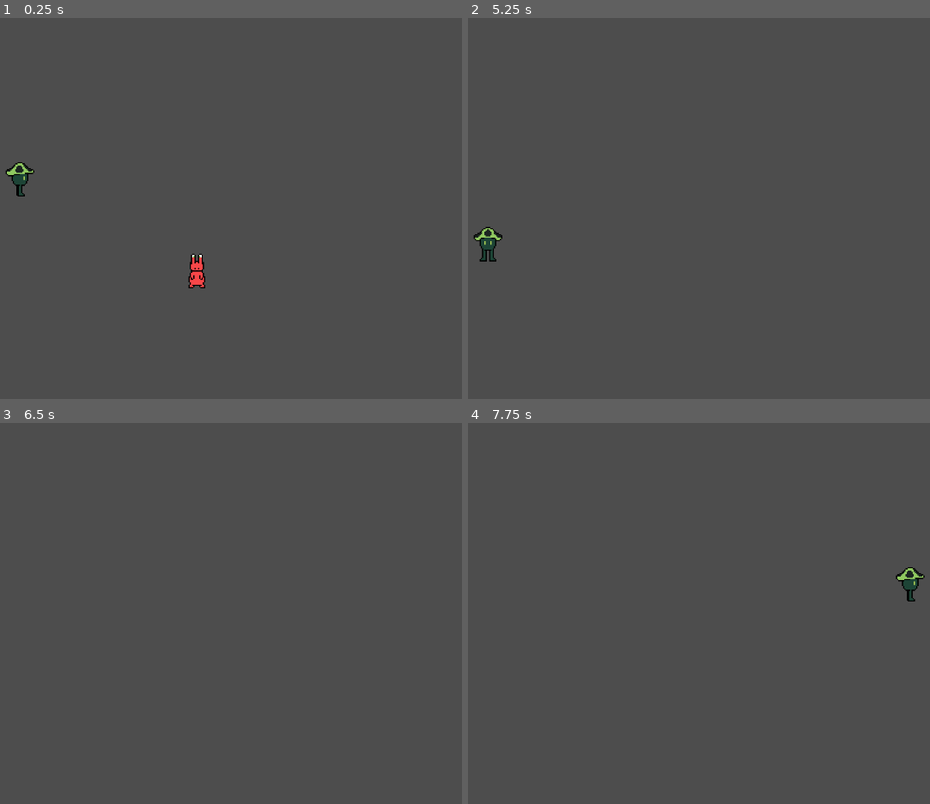
Above: before the commit, frames 1-4 (two rows, left to right).
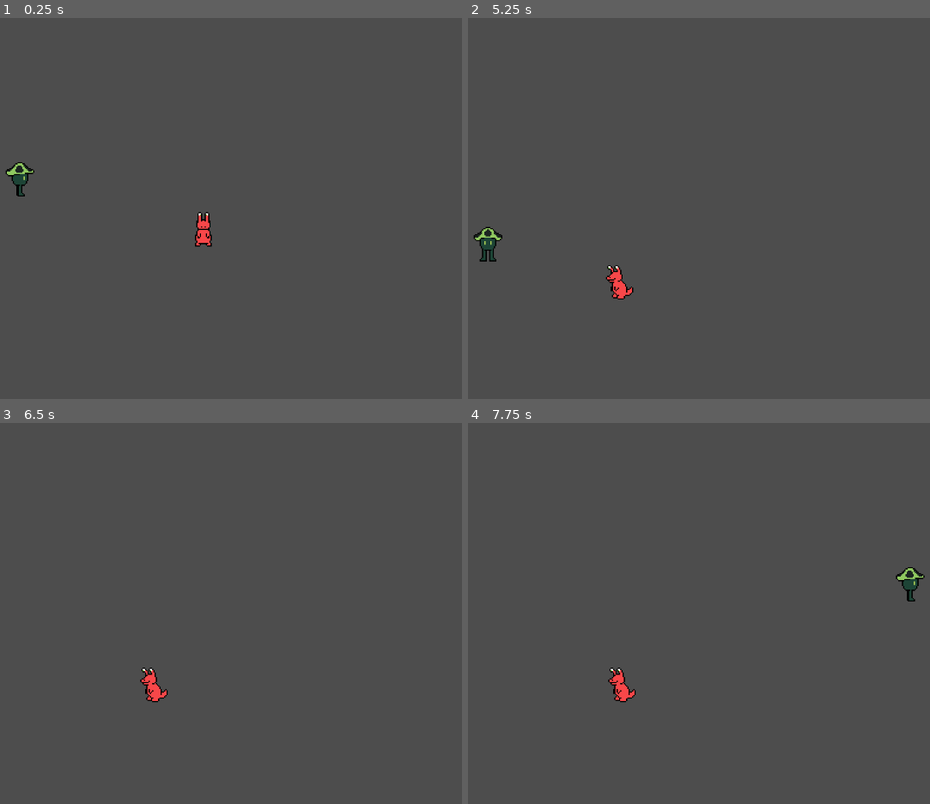
Above: after the commit, the same moments.

Repository: goldquiver/ShroomJam2024
Game: Godot game, scene res://global/root.tscn
The game is run twice, just before and just after one commit, with the same random seed, the same clock (stepped at 60 frames per second) and the same inputs.
Inputs:
- Up to frame 1 (0.25 s): no input
- Up to frame 2 (5.25 s): tap Enter (ui_accept) at 0.5, 0.6, 0.77, 1.07, 1.35, 1.52, 1.82, 2.1, 2.75, 2.85, 3.02, 3.32, 3.5, 3.6, 3.77, 4.07, 4.35, 4.52, 4.82, 5.1 s; hold Right (ui_right) 0.53-1.28 s; hold Down (ui_down) 1.28-2.03 s; hold Right (ui_right) 2.03-2.78 s; hold Up (ui_up) 2.78-3.53 s; hold Left (ui_left) 3.53-5.03 s; hold Down (ui_down) from 5.03 s (still down)
- Up to frame 3 (6.5 s): release Down (ui_down) at 5.78 s; hold Right (ui_right) from 5.78 s (still down); tap Enter (ui_accept) at 5.85, 6.02, 6.32 s
- Up to frame 4 (7.75 s): tap Enter (ui_accept) at 6.5, 6.6, 6.77, 7.07, 7.35, 7.52 s; release Right (ui_right) at 6.53 s; hold Up (ui_up) 6.53-7.28 s; hold Right (ui_right) from 7.28 s (still down)

The runs differ from the first frame. In frame 1, 0.5% of the frame differs, in the area x 40-46%, y 50-71%; in frame 2, 0.3%; in frame 3, 0.3%; in frame 4, 0.3%.

Commit message:
Add a Wander component and make Glorbo Wander

Diff:
--- a/character/glorbo.gd
+++ b/character/glorbo.gd
@@ -1,42 +1,15 @@
 extends CharacterBody2D
 
-@onready var velocity_component = $VelocityComponent
+@onready var wander_component = $WanderComponent
 @onready var anim_sprite = $Visuals/AnimatedSprite2D
-
-var target_position
-
-
-func _ready():
-	target_position = global_position
 
 
 func _process(_delta):
-	if Input.is_action_just_pressed("ui_accept"):
-		target_position.y = target_position.y - 100
-
-	var movement_vector = get_movement_vector()
-	var direction = movement_vector.normalized()
-
 	set_animation_state(_delta)
-
-	velocity_component.accelerate_in_direction(direction)
-	velocity_component.move(self)
-
-
-func get_movement_vector():
-	if (global_position.distance_to(target_position) > 5):
-		print(global_position)
-		print(target_position)
-		return Vector2(\
-			target_position.x - global_position.x,\
-			target_position.y - global_position.y)
-	else:
-		target_position = global_position
-		return Vector2.ZERO
 
 
 func set_animation_state(_delta: float):
-	var movement_vector = get_movement_vector()
+	var movement_vector = wander_component.get_movement_vector()
 
 	if movement_vector.x != 0:
 		if movement_vector.x > 0:
--- a/character/glorbo.tscn
+++ b/character/glorbo.tscn
@@ -1,8 +1,9 @@
-[gd_scene load_steps=24 format=3 uid="uid://d2wjm0pyfoofp"]
+[gd_scene load_steps=25 format=3 uid="uid://d2wjm0pyfoofp"]
 
 [ext_resource type="Script" path="res://character/glorbo.gd" id="1_27n3g"]
 [ext_resource type="PackedScene" uid="uid://k68d5433xsqx" path="res://component/velocity_component.tscn" id="1_34sr5"]
 [ext_resource type="Texture2D" uid="uid://bidcmdpx6bx75" path="res://asset/spr_blorbowalkdown.png" id="2_fogsm"]
+[ext_resource type="PackedScene" uid="uid://b6xcyoew73xuy" path="res://component/wander_component.tscn" id="3_huier"]
 [ext_resource type="Texture2D" uid="uid://cft3qqxpjiifo" path="res://asset/spr_blorbowalkleft.png" id="3_ubr2y"]
 [ext_resource type="Texture2D" uid="uid://fm5i0rdslln3" path="res://asset/spr_blorbowalkright.png" id="4_nhvym"]
 [ext_resource type="Texture2D" uid="uid://cnc0lkc3o3djy" path="res://asset/spr_blorbowalkup.png" id="5_tvhqd"]
@@ -149,6 +150,9 @@
 max_speed = 600
 acceleration = 40.0
 
+[node name="WanderComponent" parent="." node_paths=PackedStringArray("velocity_component") instance=ExtResource("3_huier")]
+velocity_component = NodePath("../VelocityComponent")
+
 [node name="Visuals" type="Node2D" parent="."]
 
 [node name="AnimatedSprite2D" type="AnimatedSprite2D" parent="Visuals"]
--- /dev/null
+++ b/component/wander_component.gd
@@ -0,0 +1,46 @@
+extends Node
+
+@export var velocity_component: Node
+@export var active: bool = true
+@export var wander_radius: int = 200
+@export var min_rand_time = 1
+@export var max_rand_time = 8
+
+@onready var timer = $Timer
+
+var ROOT_POSITION: Vector2
+var target_position: Vector2
+
+
+func _ready():
+	ROOT_POSITION = get_parent().global_position
+	target_position = ROOT_POSITION
+	timer.timeout.connect(_on_timer_timeout)
+
+
+# Called every frame. 'delta' is the elapsed time since the previous frame.
+func _process(delta):
+	if active:
+		var movement_vector = get_movement_vector()
+		var direction = movement_vector.normalized()
+		velocity_component.accelerate_in_direction(direction)
+		velocity_component.move(velocity_component.get_parent())
+
+
+func get_movement_vector():
+	var parent_pos = get_parent().global_position
+	if (parent_pos.distance_to(target_position) > 5):
+		return Vector2(\
+			target_position.x - parent_pos.x,\
+			target_position.y - parent_pos.y)
+	else:
+		return Vector2.ZERO
+
+
+func _on_timer_timeout():
+	target_position = Vector2(\
+		ROOT_POSITION.x + randf_range(-1, 1)*wander_radius,\
+		ROOT_POSITION.y + randf_range(-1, 1)*wander_radius)
+
+	timer.wait_time = randf_range(min_rand_time, max_rand_time)
+	timer.start()
--- /dev/null
+++ b/component/wander_component.tscn
@@ -0,0 +1,11 @@
+[gd_scene load_steps=2 format=3 uid="uid://b6xcyoew73xuy"]
+
+[ext_resource type="Script" path="res://component/wander_component.gd" id="1_5el0b"]
+
+[node name="WanderComponent" type="Node"]
+script = ExtResource("1_5el0b")
+
+[node name="Timer" type="Timer" parent="."]
+wait_time = 5.0
+one_shot = true
+autostart = true
--- a/global/root.tscn
+++ b/global/root.tscn
@@ -10,7 +10,7 @@
 [node name="Shroomy" parent="Preserve" instance=ExtResource("1_r6arh")]
 position = Vector2(394, 302)
 
-[node name="Glorbo" parent="Preserve" instance=ExtResource("2_ncc4u")]
-position = Vector2(691, 456)
+[node name="CurrentScene" type="Node" parent="."]
 
-[node name="CurrentScene" type="Node" parent="."]
+[node name="Glorbo" parent="." instance=ExtResource("2_yq1o3")]
+position = Vector2(702, 386)
Not shown: 1 places in global/root.tscn that only renumber resources
